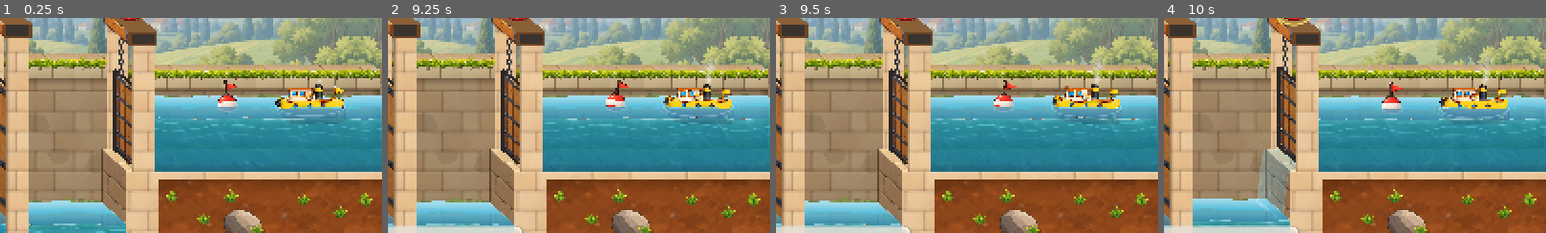
Above: before the commit, frames 1-4 (left to right).
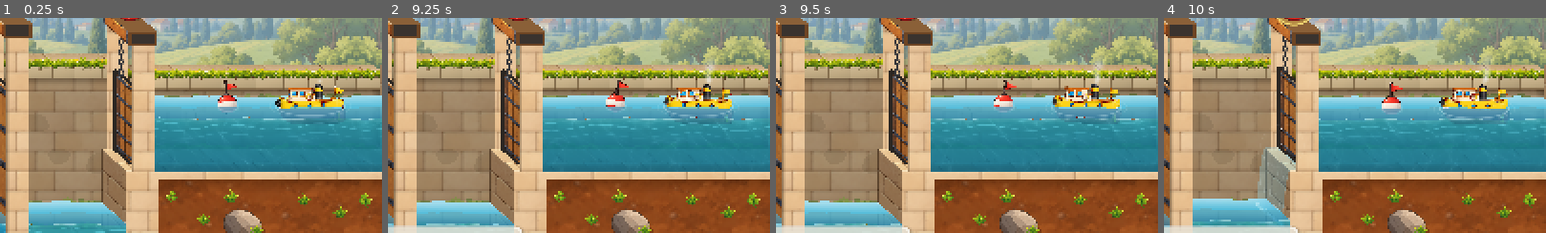
Above: after the commit, the same moments.

Repository: VincentDebaty/station
Game: Godot game, scene res://principal.tscn
Same seed, same stepped clock (60 frames per second), same inputs: the game is played once before the commit and once after it.
Inputs (mouse positions are % of the whole screen's width and height, from its top left):
- Up to frame 1 (0.25 s): no input
- Up to frame 2 (9.25 s): click (95, 92) at 0.5 s; click (5, 92) at 1.25 s; click "Valeurs de départ" at 2 s; click (95, 92) at 2.75 s; click (5, 92) at 3.52 s; click (95, 92) at 4.25 s; click (5, 92) at 5 s; click "Valeurs de départ" at 5.75 s; click "Valeurs de départ" at 6.5 s; move the mouse to (45, 70) at 7.27 s; click (45, 70) at 7.42 s; drag from (80, 65) to (45, 70) at 8.02 s; move the mouse to (20, 35) at 8.77 s; click (20, 35) at 8.92 s
- Up to frame 3 (9.5 s): no input
- Up to frame 4 (10 s): drag from (55, 50) to (20, 35) at 9.52 s
The pictures show only the part of the screen within x 40-90%, y 20-70%; the shares and areas given below are measured in that part.

Frames 1-3 are identical in both runs. In frame 4, 0.1% of the frame differs, in the area x 24-32%, y 60-97%.

Commit message:
La cascade au doigt maintenu part du haut de l'ouverture, contre le vantail
Après le retrait de la tranche sombre, Vincent voyait encore un creux,
« différent mais toujours là ». Sur une image numérotée, il l'a situé entre
le corps de la cascade et l'eau haute contre la porte. Cause : sans
tranche, la nappe pleine se dessinait par son MILIEU, à mi-hauteur de
l'ouverture. Son dessus restait donc plus bas que le bas du vantail, et la
veine sous la porte (paroi d'eau debout dans le plan du vantail) dépassait
au-dessus, comme un muret, avec une marche jusqu'à la cascade.

La nappe pleine se dessine désormais par son dessus, au haut de
l'ouverture : la cascade affleure le bas du vantail, la veine ne dépasse
plus. Essais écartés en route : retirer la veine laissait voir le fond par
un trou de 6 × 10 px contre le pilier, et la peindre en clair gardait la
marche.

Vérifié sur film au format de l'iPhone (vue de 1956 × 900), de 1,8 à 5,4 s
au 1-2, porte de droite tenue, et en démo au 1-1 : plus de muret ni de
marche, pas de trou sous le vantail, niveau réussi.

Co-Authored-By: Claude Opus 5.5 <noreply@anthropic.com>

Diff:
--- a/prototypes/ecluses-godot/jet.gd
+++ b/prototypes/ecluses-godot/jet.gd
@@ -132,20 +132,24 @@
 	# bateau qui attend dans le sas (Vincent : « la cascade noie le bateau »)
 	var vx := (14.0 + 34.0 * force) * sens
 	var g := 900.0
+	var ep := fente * (0.7 + 0.3 * force) if not plein else fente
+	# Pleine, sans tranche, la nappe se dessine par son DESSUS, au haut de
+	# l'ouverture, contre le bas du vantail : tracée par son milieu, elle
+	# laissait entre le vantail et la cascade un coin de mur, un creux.
+	var o := origine - Vector2(0, ep * 0.5) if plein else origine
 	var pts := PackedVector2Array()
 	# d'abord à plat, de sous la porte jusqu'au bord du bloc
-	if absf(origine.x - depart_x) > 2.0:
-		pts.append(Vector2(depart_x, origine.y))
+	if absf(o.x - depart_x) > 2.0:
+		pts.append(Vector2(depart_x, o.y))
 	var t := 0.0
-	var p := origine
+	var p := o
 	while true:
-		p = origine + Vector2(vx * t, 0.5 * g * t * t)
+		p = o + Vector2(vx * t, 0.5 * g * t * t)
 		pts.append(p)
 		if p.y >= surface_bas or t > 1.5: break
 		t += 0.02
 	_point_chute = p
 	if pts.size() < 2: return
-	var ep := fente * (0.7 + 0.3 * force) if not plein else fente
 	var D := profondeur
 	if D == Vector2.ZERO:
 		# de profil, pas de largeur à montrer : un simple ruban
